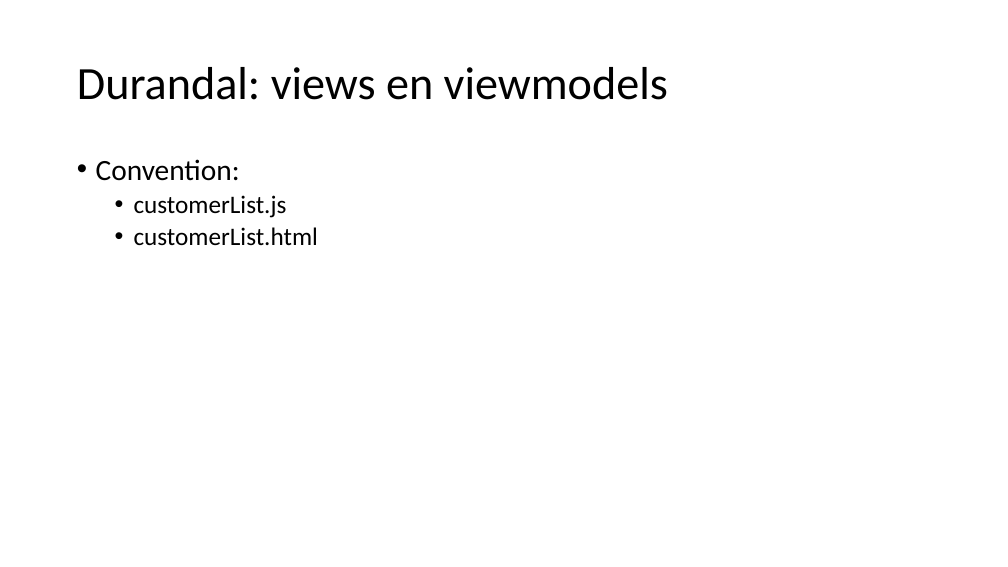
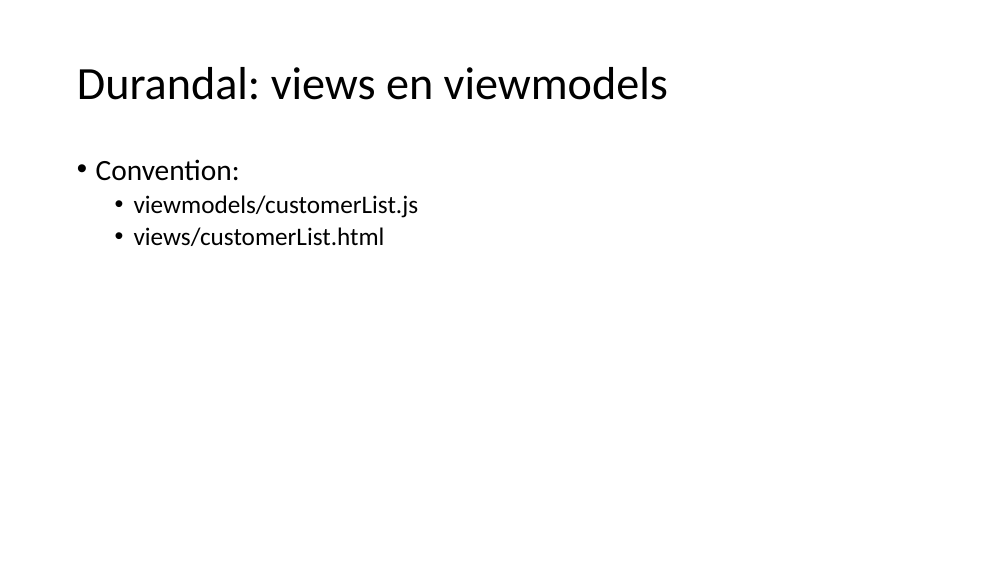
Before and after one commit to petermorlion/DurandalDemo, a slide deck: slide 24 of Durandal T4T.pptx. Drawn at 1008x567 pixels with LibreOffice and Linux fonts; fonts in the diff are those of the drawing. Boxes give left, top, right and bottom in pixels: in the first picture for what was removed or moved away, otherwise in the second. Text is boxed around its words. In the diff, an @@ line names an element or a change of style, - is before the commit and + after.

```diff
--- a/Durandal T4T.pptx
+++ b/Durandal T4T.pptx
@@ text at (134,195,419,246): text changed @@
-  • customerList.js
-  • customerList.html
+  • viewmodels/customerList.js
+  • views/customerList.html
```
Also in this commit, not shown: 4 other slides changed, 1 slide added.
